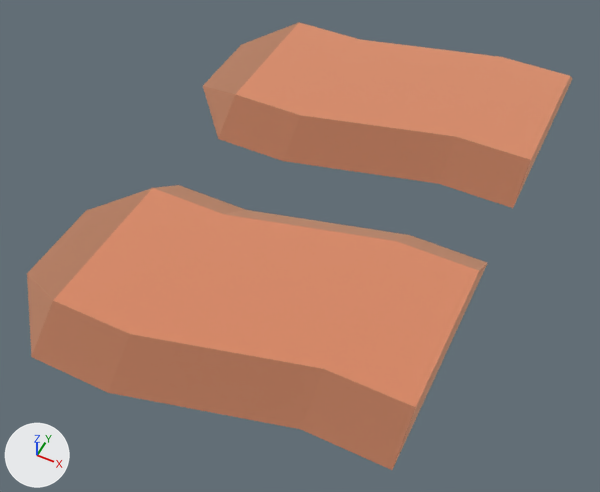
Two versions of the glTF model packs/nature-kit/crops-dirtdoublerowend.glb, one commit apart.
Both versions are drawn from a 50 mm lens placed at (0.611, -0.91, 0.891), pointed at (0.215, -0.117, -0.1). Every picture has the same lights, and +X, +Y and +Z are marked at lower left. The first picture is the older version. Where no turn or scale is listed for an object, it has been applied to the vertices.

Names of what the first picture shows: 'crops_dirtDoubleRowEnd'.
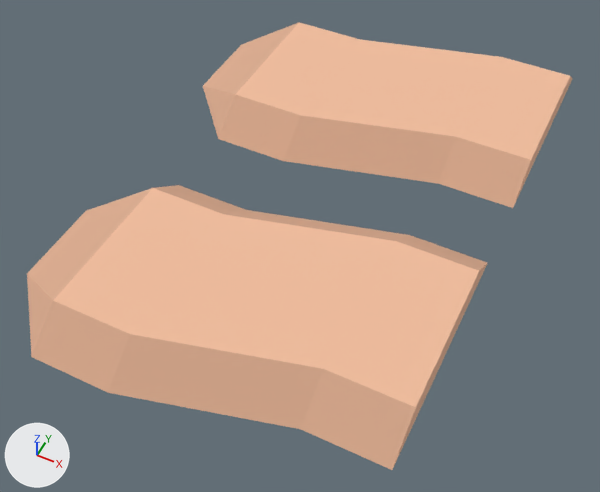
Edits to the scene script, one JSON object a line:
```json
{"op": "set", "path": "mat_dirtdark.metallic", "old": "1.0", "new": "0.0"}
{"op": "set", "path": "mat_dirt.metallic", "old": "1.0", "new": "0.0"}
{"op": "remove", "block": "ob_tmpparent", "code": ["ob_tmpparent = bpy.data.objects.new('tmpParent', None)", "ob_tmpparent.location = (0.0, 0.0, 0.0)"]}
```

Where the change shows, as pixel boxes [x1, y1, x2, y2] in the pictures (600 x 492 px):
```json
{"object": "crops_dirtDoubleRowEnd", "change": "surface changed", "before": [27, 22, 572, 470], "after": [27, 22, 572, 470], "on screen": "lighter"}
```
